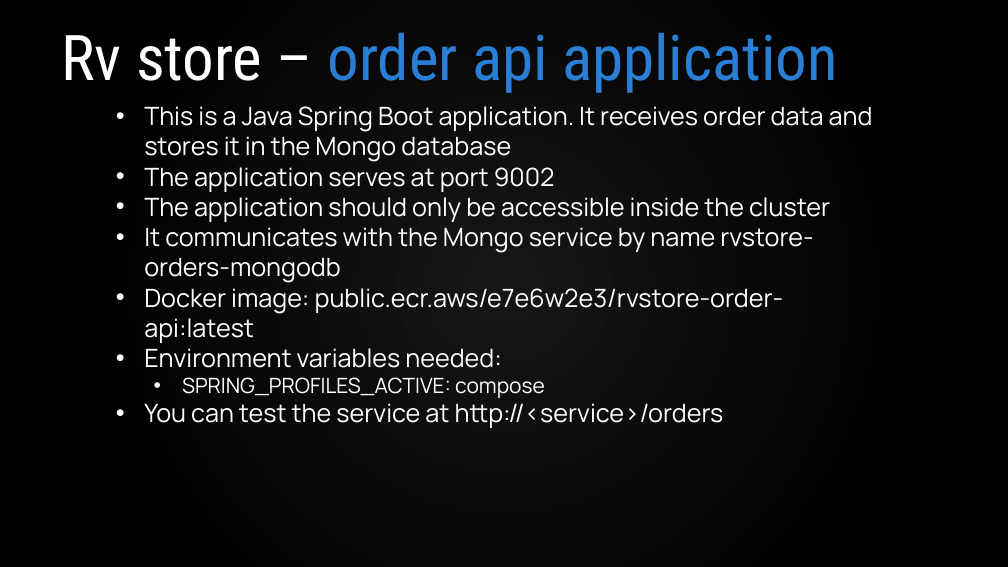
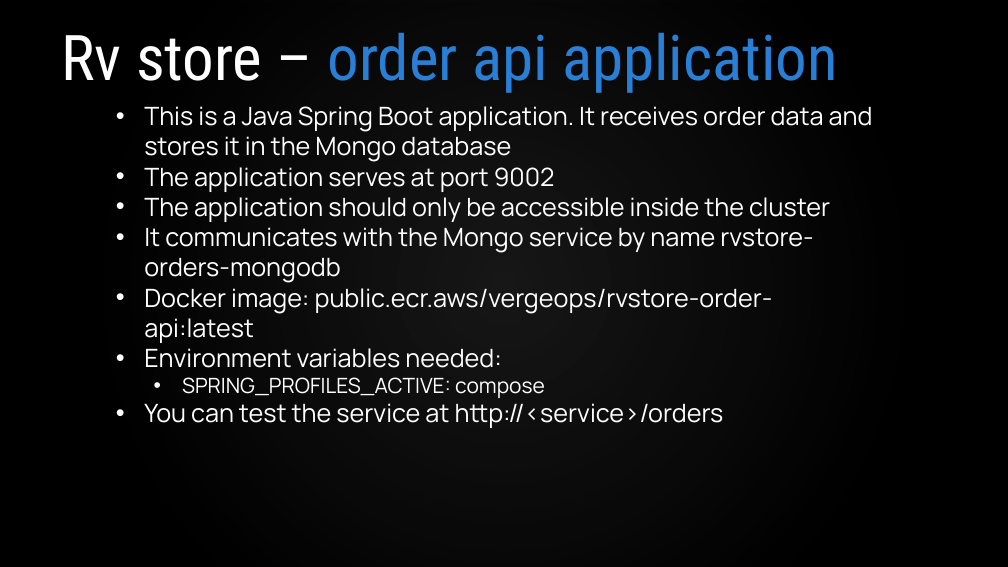
Before and after one commit to VergeOps/k8s-rvstore, a slide deck: slide 13 of rvstore_hackathon/Kubernetes-RV Store Hackathon.pptx. Drawn at 1008x567 pixels with LibreOffice and Linux fonts; fonts in the diff are those of the drawing; background and template pictures are left out. Boxes give left, top, right and bottom in pixels: in the first picture for what was removed or moved away, otherwise in the second. Text is boxed around its words. In the diff, an @@ line names an element or a change of style, - is before the commit and + after.

Commit message:
Fixed image names

```diff
--- a/rvstore_hackathon/Kubernetes-RV Store Hackathon.pptx
+++ b/rvstore_hackathon/Kubernetes-RV Store Hackathon.pptx
@@ text at [144, 288, 773, 343]: text changed @@
-• Docker image: public.ecr.aws/e7e6w2e3/rvstore-order-api:latest
+• Docker image: public.ecr.aws/vergeops/rvstore-order-api:latest
```
Also in this commit, not shown: 7 other slides changed.
